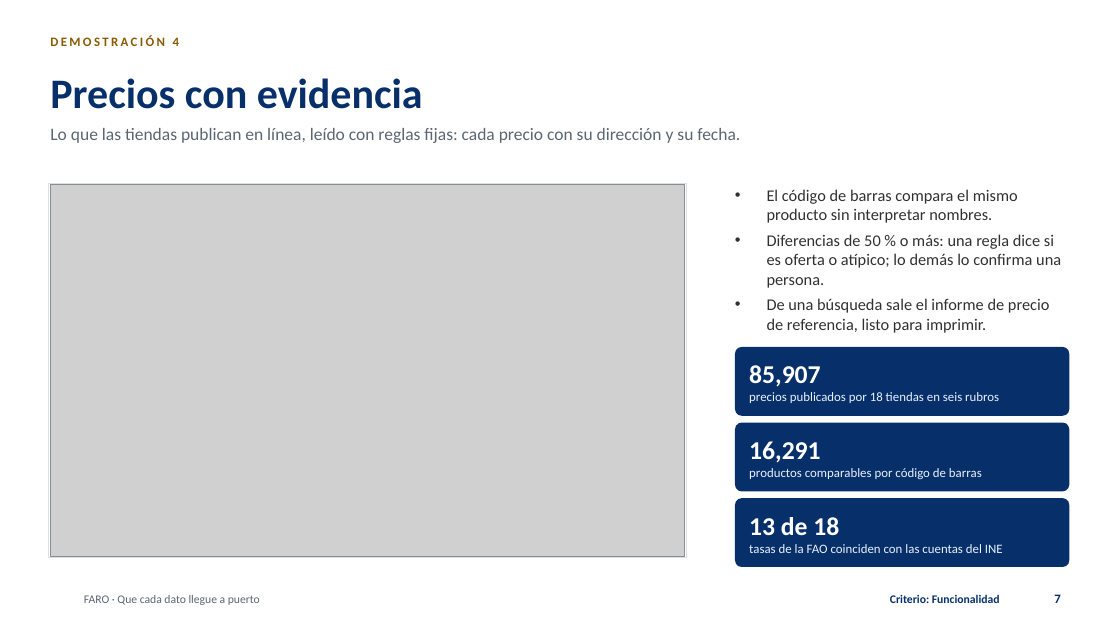
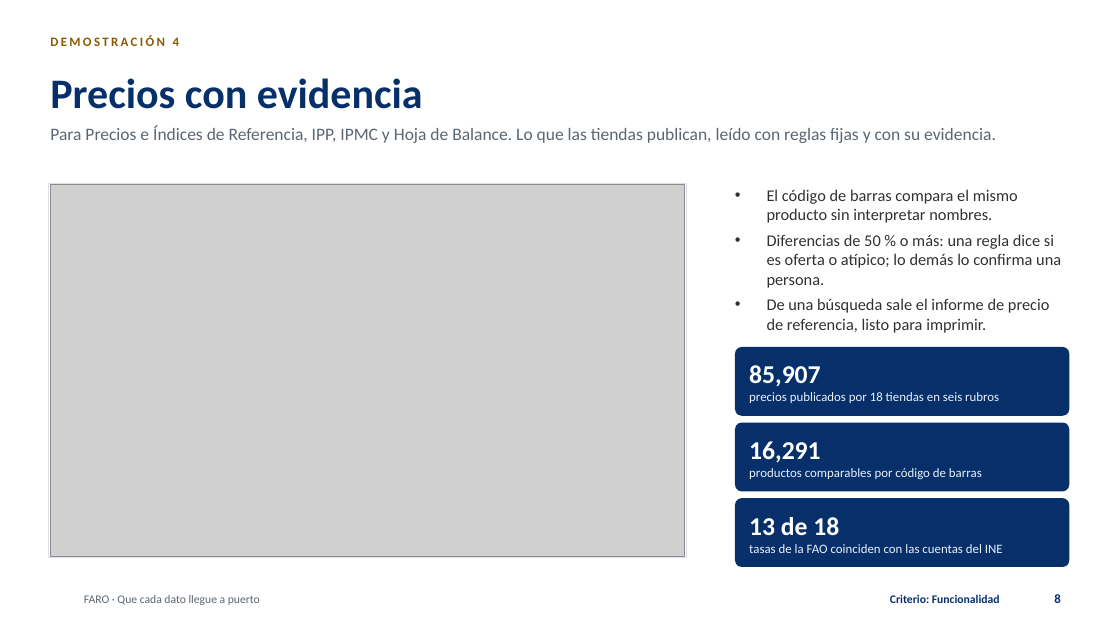
Before and after one commit to tono88/faro-ine-2026, a slide deck: slide 8 of entregables/FARO-presentacion.pptx (slide 7 before the commit). Drawn at 1120x630 pixels with LibreOffice and Linux fonts; fonts in the diff are those of the drawing; grey boxes stand for pictures; background and template pictures are left out. Boxes give left, top, right and bottom in pixels: in the first picture for what was removed or moved away, otherwise in the second. Text is boxed around its words. In the diff, an @@ line names an element or a change of style, - is before the commit and + after.

```diff
--- a/entregables/FARO-presentacion.pptx
+++ b/entregables/FARO-presentacion.pptx
@@ text at (x1=50, y1=126, x2=996, y2=143): text changed @@
-Lo que las tiendas publican en línea, leído con reglas fijas: cada precio con su dirección y su fecha.
+Para Precios e Índices de Referencia, IPP, IPMC y Hoja de Balance. Lo que las tiendas publican, leído con reglas fijas y con su evidencia.
@@ page number at (x1=1054, y1=594, x2=1060, y2=603): text changed @@
-7
+8
```
Also in this commit, not shown: 8 other slides changed, 3 slides added, 22 other files.
